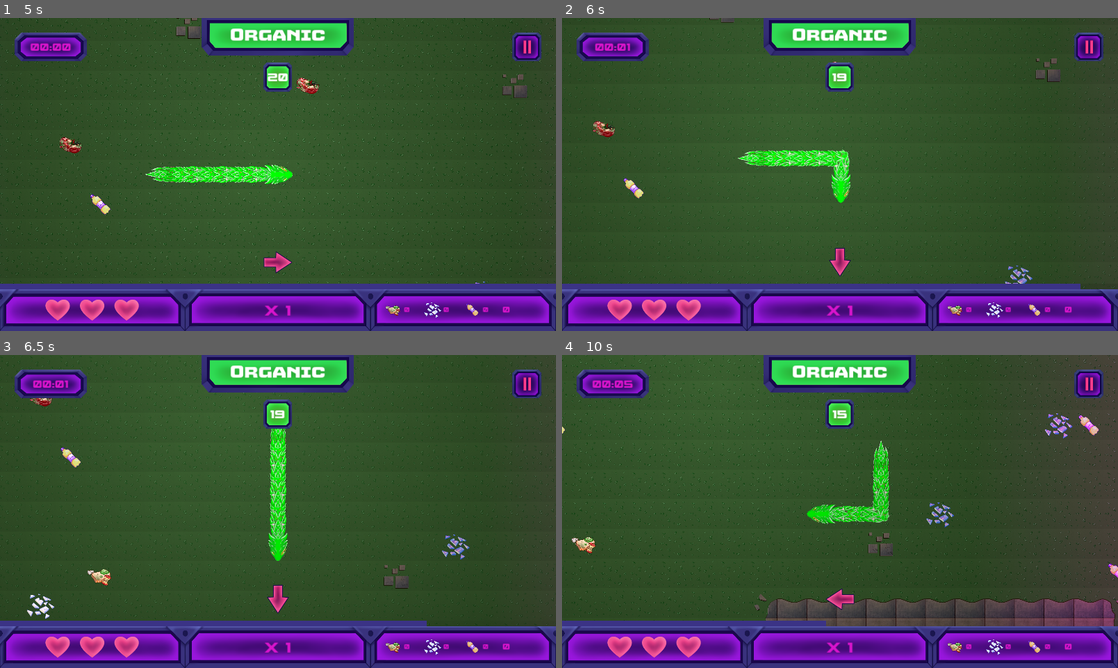
Above: before the commit, frames 1-4 (two rows, left to right).
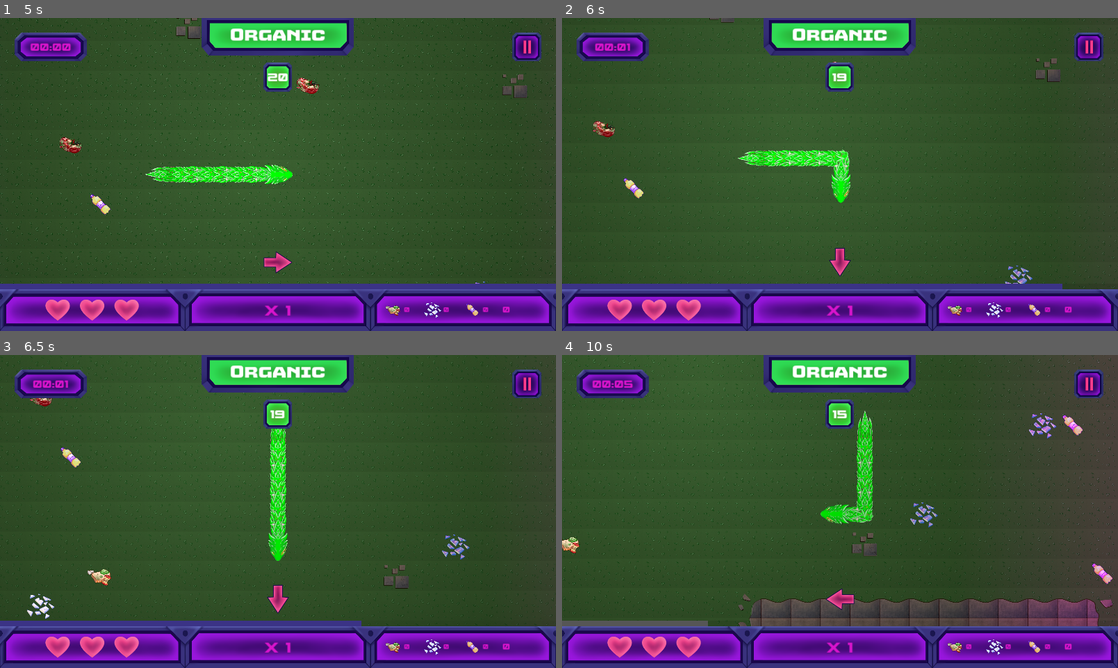
Above: after the commit, the same moments.

Repository: istamarahsan/s3rpent
Game: Godot game, scene res://root.tscn
The game is run twice, just before and just after one commit, with the same random seed, the same clock (stepped at 60 frames per second) and the same inputs.
Inputs (mouse positions are in pixels of both pictures, inside the frame that each line leads up to):
- Up to frame 1 (5 s): hold Right (ui_right) 0.53-1.28 s; hold Space (sprint) 0.53-1.28 s; tap Enter at 1.25 s; hold Down (ui_down) 1.28-2.03 s; tap Space (sprint) at 1.35, 2, 2.85 s; hold Right (ui_right) 2.03-2.78 s; hold Space (sprint) 2.03-2.78 s; hold Up (ui_up) 2.78-3.53 s; hold Left (ui_left) 3.53-4.25 s; hold Space (sprint) 3.53-4.25 s; click (278, 237) at 4.25 s
- Up to frame 2 (6 s): tap Enter at 5 s; hold Left (ui_left) 5.03-5.78 s; tap Space (sprint) at 5.1 s; hold Down (ui_down) from 5.78 s (still down); hold Space (sprint) from 5.78 s (still down)
- Up to frame 3 (6.5 s): keep holding Down (ui_down); keep holding Space (sprint)
- Up to frame 4 (10 s): release Down (ui_down) at 6.53 s; release Space (sprint) at 6.53 s; hold Right (ui_right) 6.53-7.28 s; tap Space (sprint) at 6.6, 8.1, 9.6 s; hold Up (ui_up) 7.28-8.03 s; hold Space (sprint) 7.28-8.03 s; hold Right (ui_right) 8.03-8.78 s; hold Down (ui_down) 8.78-9.53 s; hold Space (sprint) 8.78-9.53 s; hold Left (ui_left) from 9.53 s (still down)

Frame 1 is identical in both runs. In frame 2, less than 0.1% of the frame differs, in the area x 90-94%, y 84-87%; in frame 3, 0.2%; in frame 4, 8.4%, in the area x 0-100%, y 0-87%.

Commit message:
reduce sprint capacity to 2 sec

Diff:
--- a/game.tscn
+++ b/game.tscn
@@ -14,6 +14,7 @@
 
 [node name="Game" type="Node2D"]
 script = ExtResource("1_54xge")
+sprint_capacity_seconds = 2.0
 
 [node name="StartGameDelayTimer" type="Timer" parent="."]
 wait_time = 0.5
